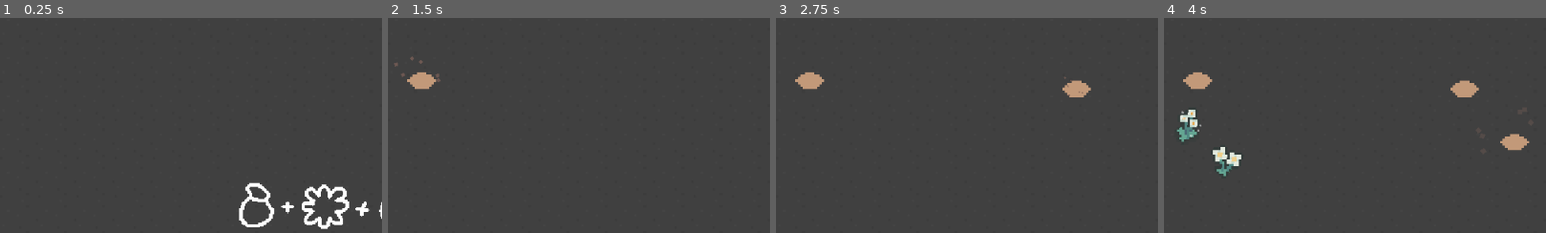
Above: before the commit, frames 1-4 (left to right).
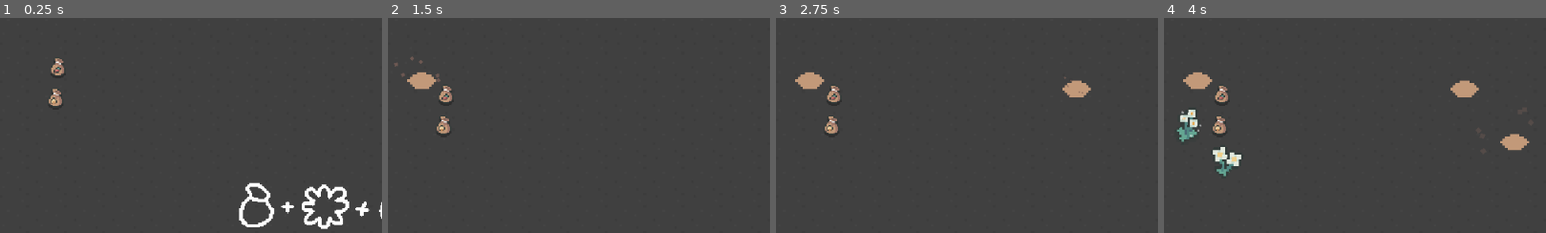
Above: after the commit, the same moments.

Repository: eric-marsh/farminata
Game: Godot game, scene res://scene/scene_switcher.tscn
The game is run twice, just before and just after one commit, with the same random seed, the same clock (stepped at 60 frames per second) and the same inputs. Sound files missing from this copy of the repository are replaced by a short silence.
Inputs:
- Up to frame 1 (0.25 s): no input
- Up to frame 2 (1.5 s): click "$1" at 0.5 s; click "$2" at 1.25 s
- Up to frame 3 (2.75 s): click "$3" at 2 s
- Up to frame 4 (4 s): click "$4" at 2.75 s; click "$5" at 3.5 s
The pictures show only the part of the screen within x 0-50%, y 46-96%; the shares and areas given below are measured in that part.

The runs differ from the first frame. In frame 1, 0.4% of the frame differs, in the area x 12-17%, y 18-41%; in frame 2, 0.4%; in frame 3, 0.4%; in frame 4, 0.4%.
Error in both runs: Out of bounds get index '0' (on base: 'Array[Node]') (res://scene/plots_container.gd:9)

Commit message:
grow length + recalculate seed chances

Diff:
--- a/scene/main.tscn
+++ b/scene/main.tscn
@@ -10,6 +10,7 @@
 [ext_resource type="PackedScene" uid="uid://b7mjmd8qocm5n" path="res://scene/plot.tscn" id="5_wscrc"]
 [ext_resource type="Script" uid="uid://btvo711v3d32a" path="res://scene/drops_manager.gd" id="6_k65ib"]
 [ext_resource type="Script" uid="uid://b8iivuocvbyjt" path="res://script/helpers_container.gd" id="6_of57s"]
+[ext_resource type="PackedScene" uid="uid://xiwavl2b1sw0" path="res://scene/droppable.tscn" id="7_wscrc"]
 [ext_resource type="PackedScene" uid="uid://pcjs3l3ltyss" path="res://scene/sell_chest.tscn" id="8_of57s"]
 [ext_resource type="PackedScene" uid="uid://c0isrep8hx4u6" path="res://scene/piniata.tscn" id="10_tqoya"]
 [ext_resource type="Script" uid="uid://cc5rukvl6a3t8" path="res://scene/enviornment.gd" id="12_wscrc"]
@@ -154,6 +155,14 @@
 y_sort_enabled = true
 script = ExtResource("6_k65ib")
 
+[node name="Droppable" parent="Drops" instance=ExtResource("7_wscrc")]
+position = Vector2(48, 186)
+drop_type = 4
+
+[node name="Droppable2" parent="Drops" instance=ExtResource("7_wscrc")]
+position = Vector2(46, 212)
+drop_type = 6
+
 [node name="Helpers" type="Node2D" parent="."]
 y_sort_enabled = true
 position = Vector2(0, 6)
--- a/scene/plot.tscn
+++ b/scene/plot.tscn
@@ -49,7 +49,7 @@
 
 [sub_resource type="Animation" id="Animation_o5ils"]
 resource_name = "grow_crop"
-length = 3.0
+length = 6.0
 step = 0.5
 tracks/0/type = "value"
 tracks/0/imported = false
@@ -58,7 +58,7 @@
 tracks/0/interp = 1
 tracks/0/loop_wrap = true
 tracks/0/keys = {
-"times": PackedFloat32Array(0, 3),
+"times": PackedFloat32Array(0, 6),
 "transitions": PackedFloat32Array(1, 1),
 "update": 0,
 "values": [Vector2(1, 1), Vector2(1.5, 1.5)]
@@ -70,7 +70,7 @@
 tracks/1/interp = 1
 tracks/1/loop_wrap = true
 tracks/1/keys = {
-"times": PackedFloat32Array(0, 0.5, 1, 1.5, 2, 2.5, 3),
+"times": PackedFloat32Array(0, 1, 2, 3, 4, 5, 6),
 "transitions": PackedFloat32Array(1, 1, 1, 1, 1, 1, 1),
 "update": 0,
 "values": [0.0, -0.167552, -0.261799, 0.261799, -0.261799, 0.261799, 0.0]
--- a/script/drop_util.gd
+++ b/script/drop_util.gd
@@ -182,6 +182,13 @@
 
 var max_seed_offset: int = 1
 func get_highest_seed_within_limit() -> Enum.Drop_Type:
+	# make sure one of each seed is spawned
+	for pair in seed_to_produce:
+		if State.unlocked_slot_outputs.has(pair.seed) or pair.seed == Enum.Drop_Type.Carrot_Seed:
+			if DropUtil.get_total_drops_of_type(pair.seed) < 1:
+				return pair.seed
+
+	# then spawn a certain amount of each seed
 	var max_seeds_allowed: int = PlotUtil.get_total_plots() + max_seed_offset
 	for pair in seed_to_produce:
 		if State.unlocked_slot_outputs.has(pair.seed) or pair.seed == Enum.Drop_Type.Carrot_Seed:
--- a/script/piniata.gd
+++ b/script/piniata.gd
@@ -112,7 +112,7 @@
 	var drop_weights = {
 		Enum.Drop_Type.Water: 300,
 		Enum.Drop_Type.Sun: 300,
-		Enum.Drop_Type.X: 200,
+		Enum.Drop_Type.X: 250,
 		Enum.Drop_Type.Carrot: 20,
 	}
 
--- a/script/plant_util.gd
+++ b/script/plant_util.gd
@@ -115,3 +115,15 @@
 		_:
 			print("Invalid drop_type in drop_type_to_grow_type()")
 			return Enum.Grow_Type.Carrot
+
+const plant_grow_scales = {
+	Enum.Grow_Type.Carrot: 1.0,
+	Enum.Grow_Type.Onion: 0.9,
+	Enum.Grow_Type.Turnip: 0.8,
+	Enum.Grow_Type.Potato: 0.7,
+	Enum.Grow_Type.Kale: 0.6,
+	Enum.Grow_Type.Radish: 0.5,
+}
+
+func get_grow_speed_scale(grow_type: Enum.Grow_Type) -> float:
+	return plant_grow_scales.get(grow_type, 0.5)
--- a/script/plot.gd
+++ b/script/plot.gd
@@ -104,8 +104,8 @@
 		else:
 			is_growing = true
 			plot_state = Enum.Plot_State.Grow
+			animation_player.speed_scale = PlantUtil.get_grow_speed_scale(grow_type)
 			animation_player.play("grow_crop")
-			animation_player.speed_scale = 0.5
 
 func done_growing()->void:
 	var stage = PlantUtil.PLANT_IMAGES[grow_type][growth_stage_index]
Binary file changed: img/plants/seed.png
Not shown: 1 places in scene/main.tscn that only renumber resources
